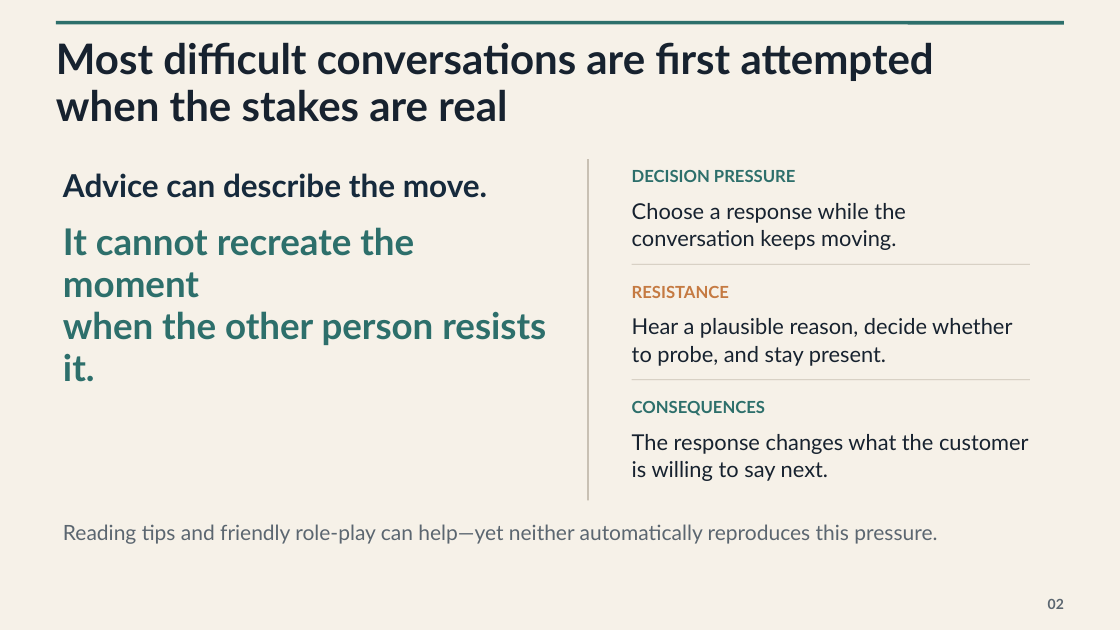
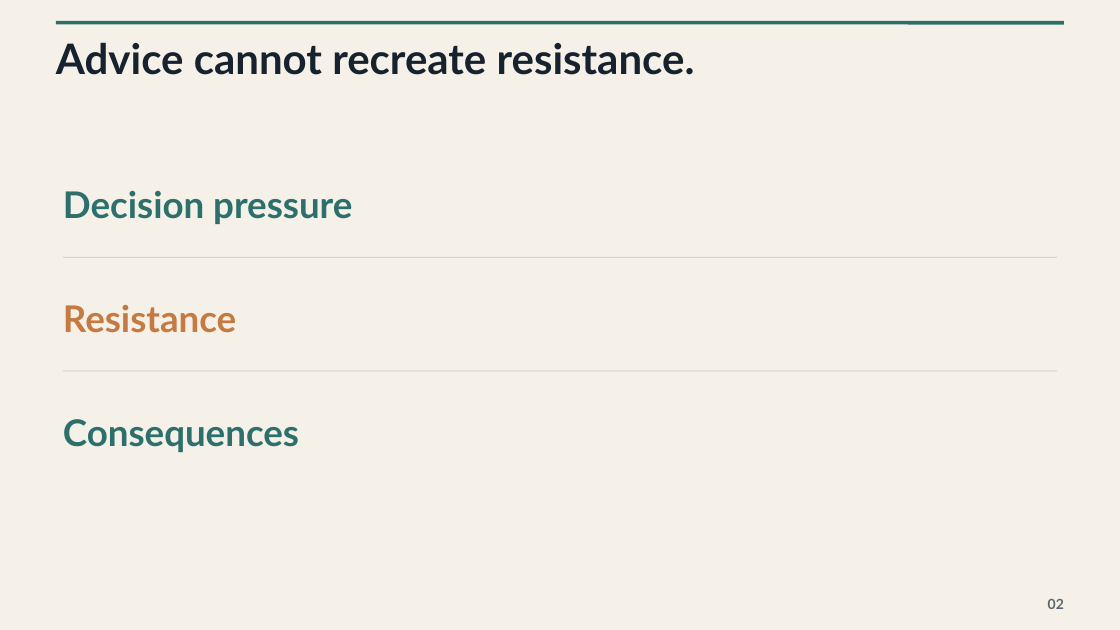
Before and after one commit to Peeb-Dalpeeb/conversation_practice, a slide deck: slide 2 of Conversation-Practice-Executive-Demo.pptx. Drawn at 1120x630 pixels with LibreOffice and Linux fonts; fonts in the diff are those of the drawing. Boxes give left, top, right and bottom in pixels: in the first picture for what was removed or moved away, otherwise in the second. Text is boxed around its words. In the diff, an @@ line names an element or a change of style, - is before the commit and + after.

```diff
--- a/Conversation-Practice-Executive-Demo.pptx
+++ b/Conversation-Practice-Executive-Demo.pptx
@@ text at (56, 42, 695, 75): text changed @@
-Most difficult conversations are first attempted
-when the stakes are real
+Advice cannot recreate resistance.
@@ vertical alignment top to middle in 3 elements at (63, 419, 299, 452), (63, 305, 236, 333), (63, 191, 352, 224) @@
@@ text removed at (63, 173, 487, 198) @@
-Advice can describe the move.
@@ line removed from (588, 160) to (588, 501) @@
@@ text at (63, 191, 352, 224): text changed; size 14.2 to 31.5 pt @@
-DECISION PRESSURE
+Decision pressure
@@ text removed at (632, 203, 906, 250) @@
-Choose a response while the conversation keeps moving.
@@ text removed at (63, 227, 546, 382) @@
-It cannot recreate the moment
-when the other person resists it.
@@ line moved from (632, 265) - (1030, 265) to (63, 257) - (1057, 257) @@
@@ text at (63, 305, 236, 333): text changed; size 14.2 to 31.5 pt @@
-RESISTANCE
+Resistance
@@ text removed at (632, 318, 1012, 366) @@
-Hear a plausible reason, decide whether to probe, and stay present.
@@ line moved from (632, 380) - (1030, 380) to (63, 371) - (1057, 371) @@
@@ text at (63, 419, 299, 452): text changed; size 14.2 to 31.5 pt @@
-CONSEQUENCES
+Consequences
@@ text removed at (632, 434, 1029, 481) @@
-The response changes what the customer is willing to say next.
@@ text removed at (63, 524, 937, 544) @@
-Reading tips and friendly role-play can help—yet neither automatically reproduces this pressure.
```
Also in this commit, not shown: 6 other slides changed, 1 slide added, 1 slide removed.
